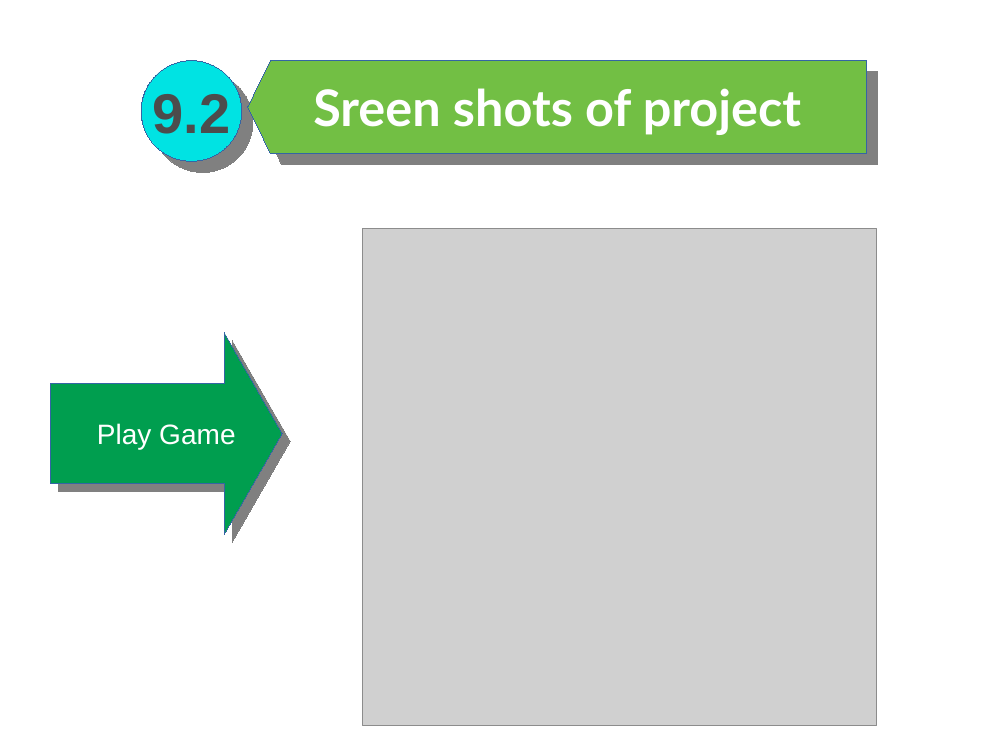
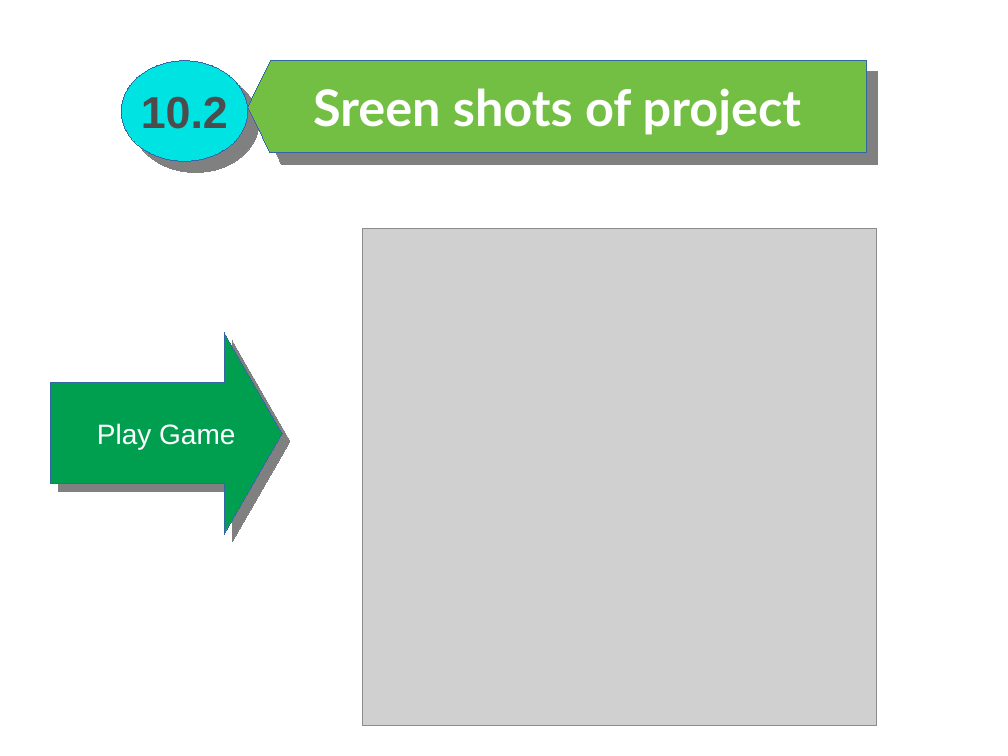
Before and after one commit to Mazedul1737820124/Puzzle-games-for-linux, a slide deck: slide 13 of Presentation.pptx (slide 12 before the commit). Drawn at 1008x756 pixels with LibreOffice and Linux fonts; fonts in the diff are those of the drawing; grey boxes stand for pictures. Boxes give left, top, right and bottom in pixels: in the first picture for what was removed or moved away, otherwise in the second. Text is boxed around its words. In the diff, an @@ line names an element or a change of style, - is before the commit and + after.

```diff
--- a/Presentation.pptx
+++ b/Presentation.pptx
@@ ellipse "10.2": place and size @@
-ellipse "10.2" at box(141, 60, 242, 161)
+ellipse "10.2" at box(121, 60, 247, 161)
@@ text in ellipse at box(141, 97, 228, 129): text changed; size 40 to 32 pt @@
-9.2
+10.2
```
Also in this commit, not shown: 15 other slides changed, 1 slide added.
